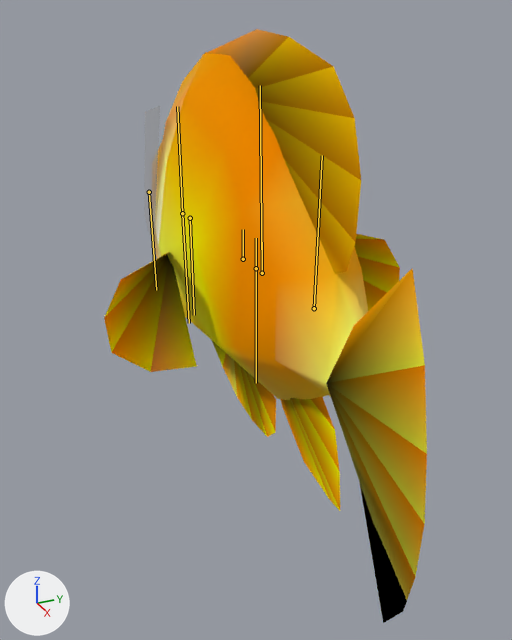
Before and after pictures for a commit that changed the glTF model FinModelUtility/Libraries/JSystem/JSystem Tests/goldens/super_mario_sunshine_fisha/output/fisha.glb.
Both versions are drawn from a 50 mm lens placed at (119.3, -51.0, 68.7), pointed at (15.6, -4.4, 16.8). The axes (+X, +Y, +Z) are drawn at lower left. The lights are the same throughout. The picture after the commit comes second. Both versions are drawn at frame 0 of the action 'fish_swim'; the numbers are the values there. The bones that change, and the others that lie on the model, are drawn over the model as lines.

In view in the first picture: 'batch 1'.
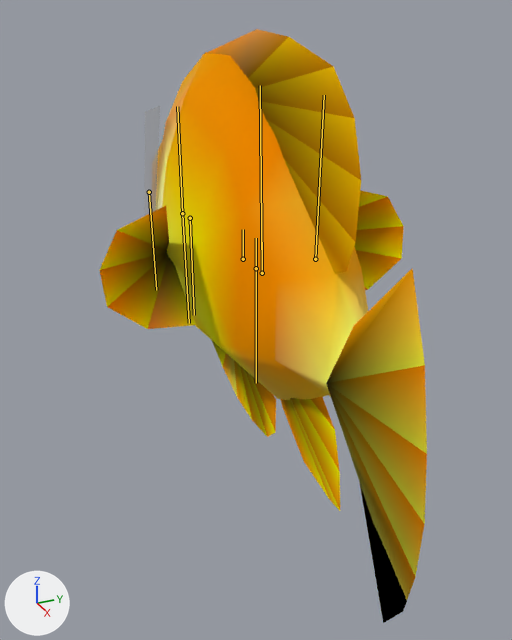
Location of each change, [x1, y1, x2, y2] in pixels of the pictures (512 x 640 px):
'batch 1', posed
    before: [104, 29, 427, 623]
    after: [100, 29, 427, 623]
bone 'era', root to tip
    before: (314, 308) to (322, 155)
    after: (315, 259) to (324, 95)

The change in detail:
Bone 'era' (bone_era) moves from (0.1, -8.4, 0.0) to (0.0, 0.0, 0.0).
